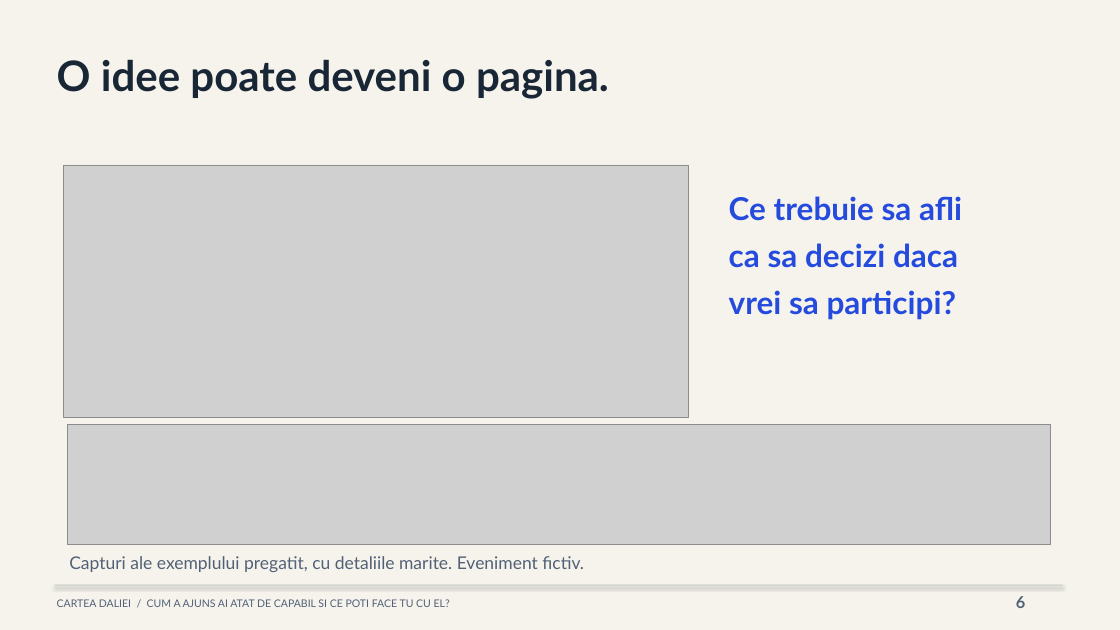
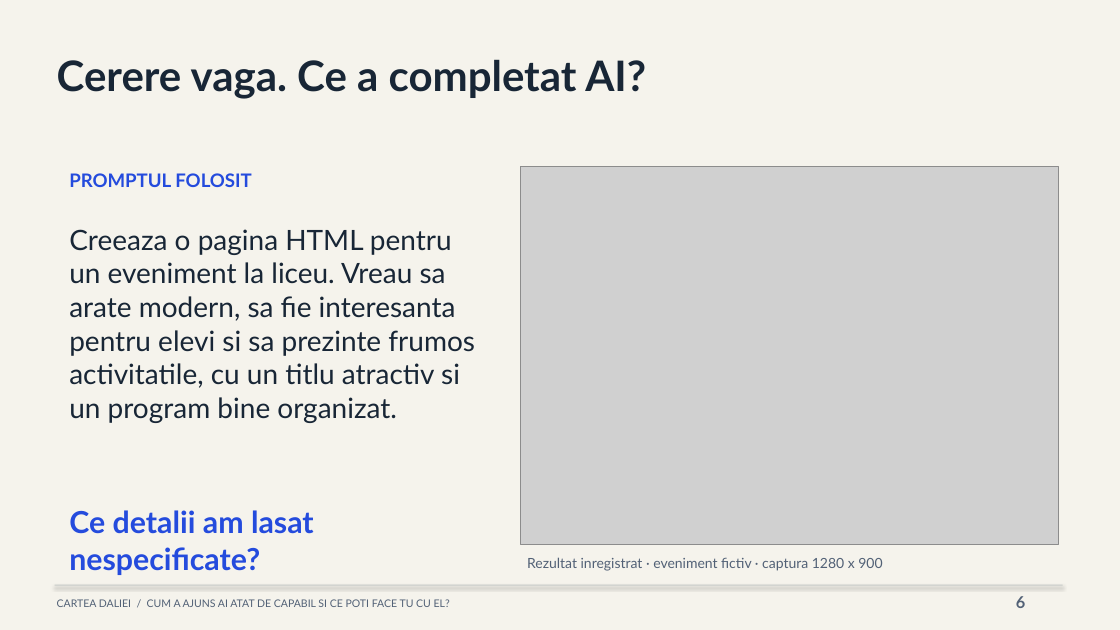
Before and after one commit to dragoshont/cartea-daliei-event-prep, a slide deck: slide 6 of downloads/cartea-daliei-ai.pptx. Drawn at 1120x630 pixels with LibreOffice and Linux fonts; fonts in the diff are those of the drawing; grey boxes stand for pictures. Boxes give left, top, right and bottom in pixels: in the first picture for what was removed or moved away, otherwise in the second. Text is boxed around its words. In the diff, an @@ line names an element or a change of style, - is before the commit and + after.

```diff
--- a/downloads/cartea-daliei-ai.pptx
+++ b/downloads/cartea-daliei-ai.pptx
@@ text at (57,59,646,99): text changed @@
-O idee poate deveni o pagina.
+Cerere vaga. Ce a completat AI?
@@ picture removed at (64,166,688,418) @@
@@ text added at (69,173,252,187), 16 pt, text #244BDD, bold @@
+PROMPTUL FOLOSIT
@@ picture added at (521,166,1059,544) @@
@@ text at (69,229,475,423): text changed; size 27 to 24 pt; text colour #244BDD to #182636; bold off @@
-Ce trebuie sa afli
-ca sa decizi daca
-vrei sa participi?
+Creeaza o pagina HTML pentru un eveniment la liceu. Vreau sa arate modern, sa fie interesanta pentru elevi si sa prezinte frumos activitatile, cu un titlu atractiv si un program bine organizat.
@@ picture removed at (67,424,1050,544) @@
@@ text added at (69,510,314,575), 26 pt, text #244BDD, bold @@
+Ce detalii am lasat nespecificate?
@@ text removed at (69,556,584,572) @@
-Capturi ale exemplului pregatit, cu detaliile marite. Eveniment fictiv.
@@ text added at (527,557,882,571), 12 pt, text #526176 @@
+Rezultat inregistrat · eveniment fictiv · captura 1280 x 900
```
Also in this commit, not shown: 1 other slide changed, 5 other files.
